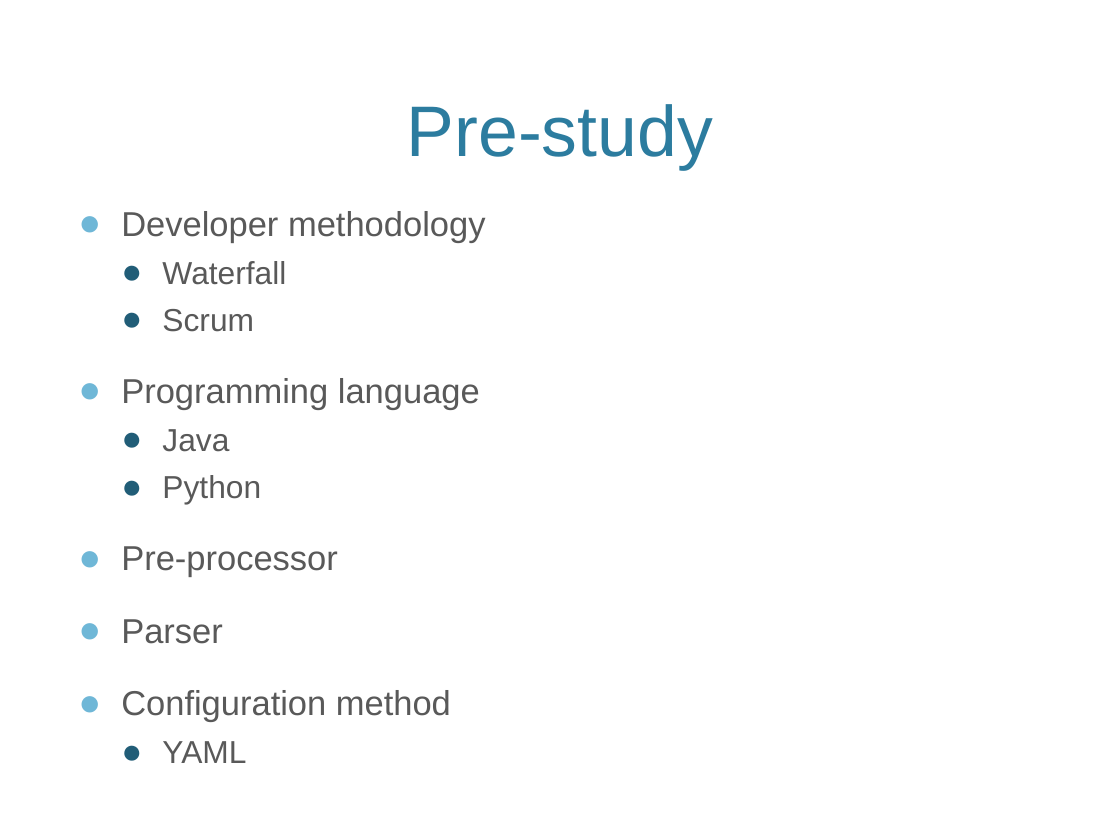
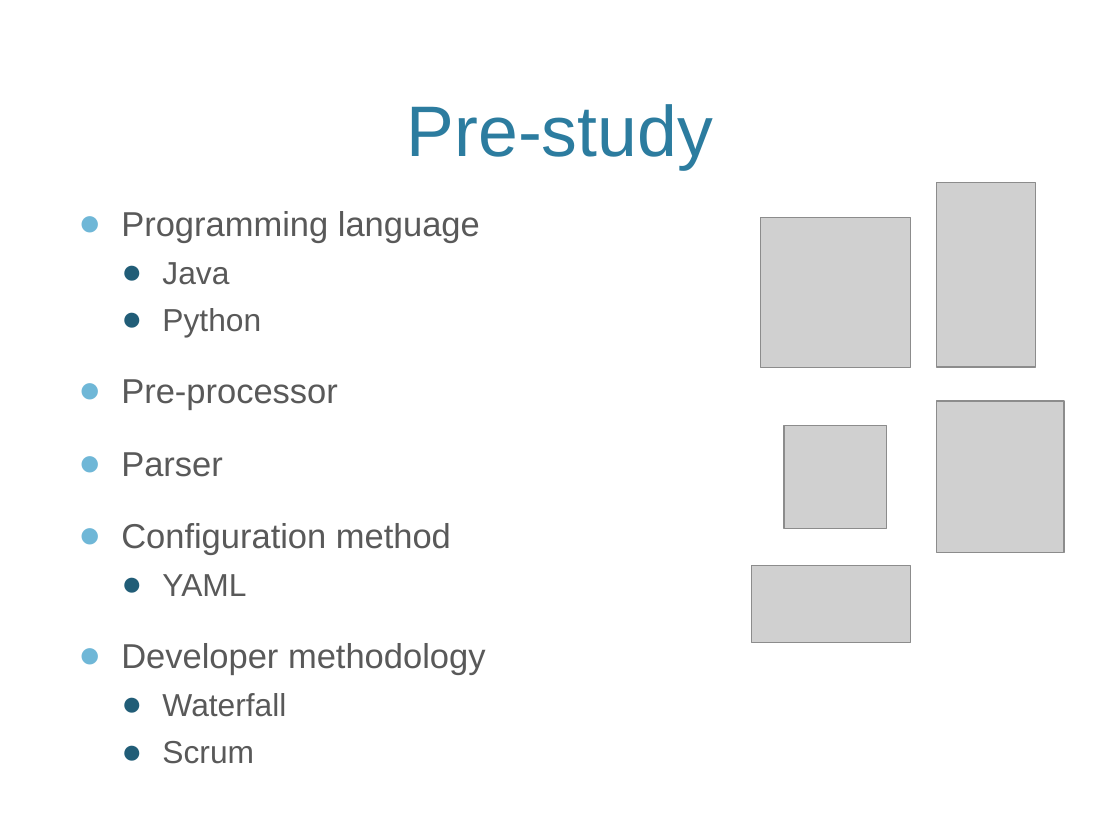
Before and after one commit to eventh/kpro9, a slide deck: slide 10 of presentation/TDT4290_FinalPresentasjon.pptx (slide 11 before the commit). Drawn at 1120x840 pixels with LibreOffice and Linux fonts; fonts in the diff are those of the drawing; grey boxes stand for pictures; background and template pictures are left out. Boxes give left, top, right and bottom in pixels: in the first picture for what was removed or moved away, otherwise in the second. Text is boxed around its words. In the diff, an @@ line names an element or a change of style, - is before the commit and + after.

```diff
--- a/presentation/TDT4290_FinalPresentasjon.pptx
+++ b/presentation/TDT4290_FinalPresentasjon.pptx
@@ picture added at [937,183,1036,367] @@
@@ text at [121,211,486,332]: paragraphs removed @@
-● Developer methodology
-  ● Waterfall
-  ● Scrum
@@ picture added at [760,217,911,367] @@
@@ picture added at [937,401,1065,552] @@
@@ picture added at [784,426,887,529] @@
@@ picture added at [752,566,911,643] @@
@@ text at [121,643,486,717]: paragraphs added @@
+● Developer methodology
+  ● Waterfall
+  ● Scrum
```
Also in this commit, not shown: 12 other slides changed, 5 slides added, 12 slides removed, 3 other files.
